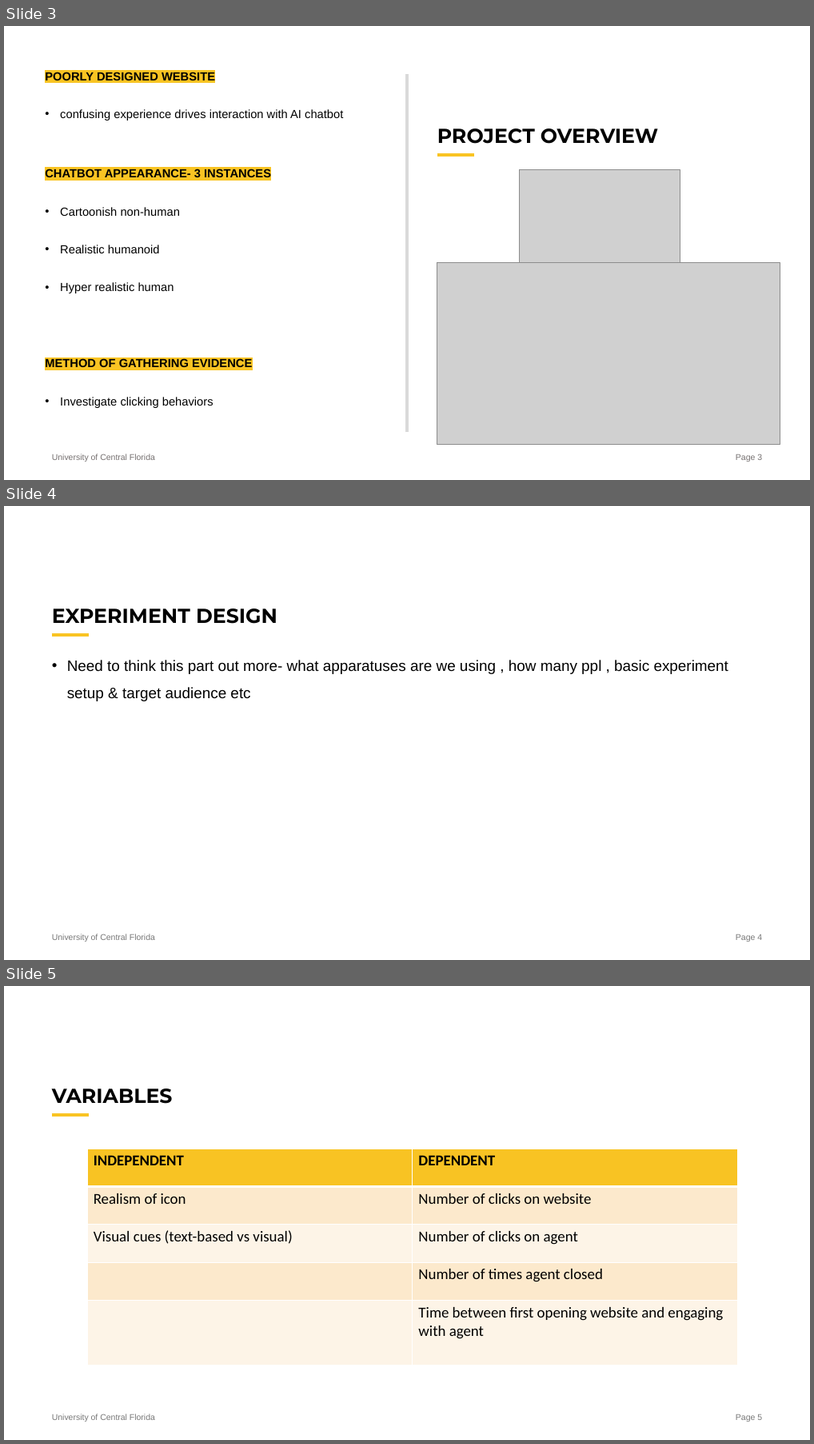
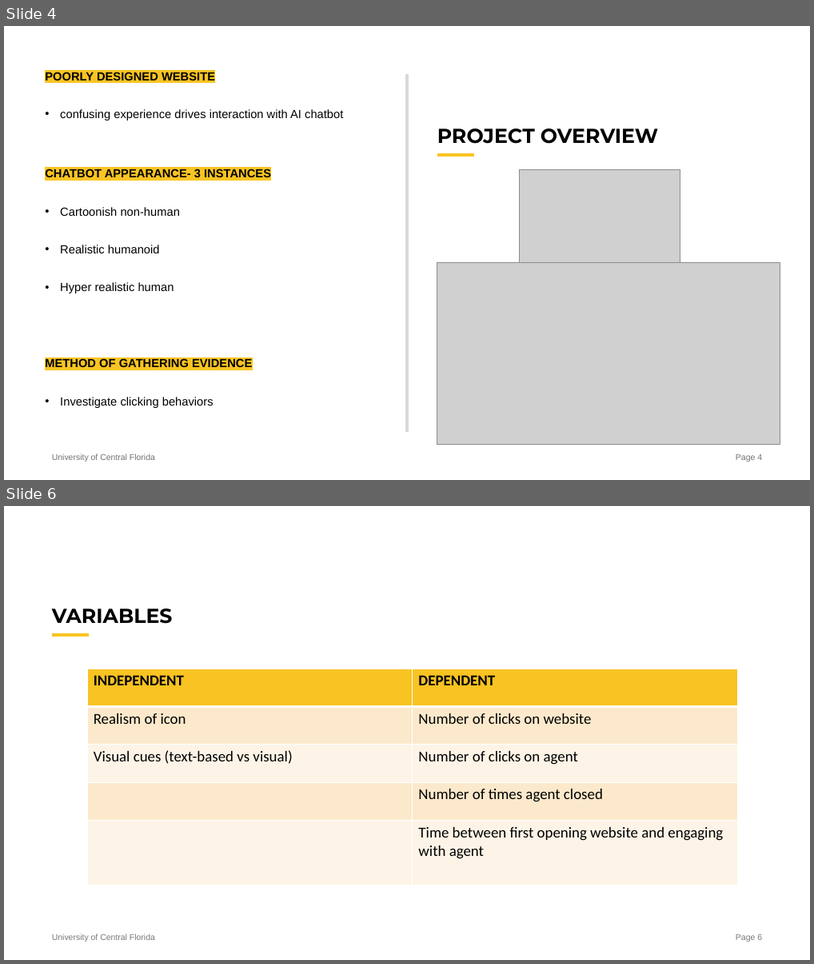
Before and after one commit to SassManMcGee/AITakeover-1985-, a slide deck: AITakeover_presentation.potx. Shown one above the other, each under a label of ours: slides 3, 4 and 5 before the commit, slides 4 and 6 after it; the slides between them are not shown. The pictures are 814x1444 and 814x964 pixels, drawn with LibreOffice and Linux fonts; fonts in the diff are those of the drawing; grey boxes stand for pictures. Boxes give left, top, right and bottom in pixels: in the first picture for what was removed or moved away, otherwise in the second. Text is boxed around its words. In the diff, an @@ line names an element or a change of style, - is before the commit and + after.

```diff
--- a/AITakeover_presentation.potx
+++ b/AITakeover_presentation.potx
@@ slide 4 removed at [4, 506, 810, 960], background #FFFFFF; not listed: 3 template elements that a slide beside it also shows @@
@@ title removed at [52, 608, 278, 624] @@
-EXPERIMENT DESIGN
@@ text removed at [67, 660, 729, 701] @@
-• Need to think this part out more- what apparatuses are we using , how many ppl , basic experiment setup & target audience etc
@@ what was slide 3 is now slide 4 @@
@@ page number at [736, 454, 762, 461]: text changed @@
-Page 3
+Page 4
@@ what was slide 5 is now slide 6 @@
```
Also in this commit, not shown: 1 slide changed, 2 slides added.
